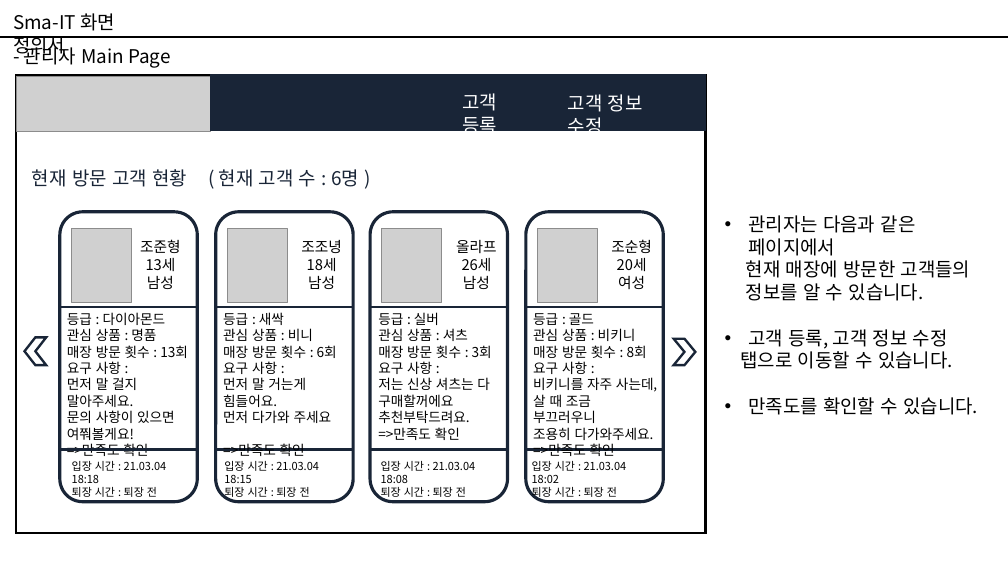
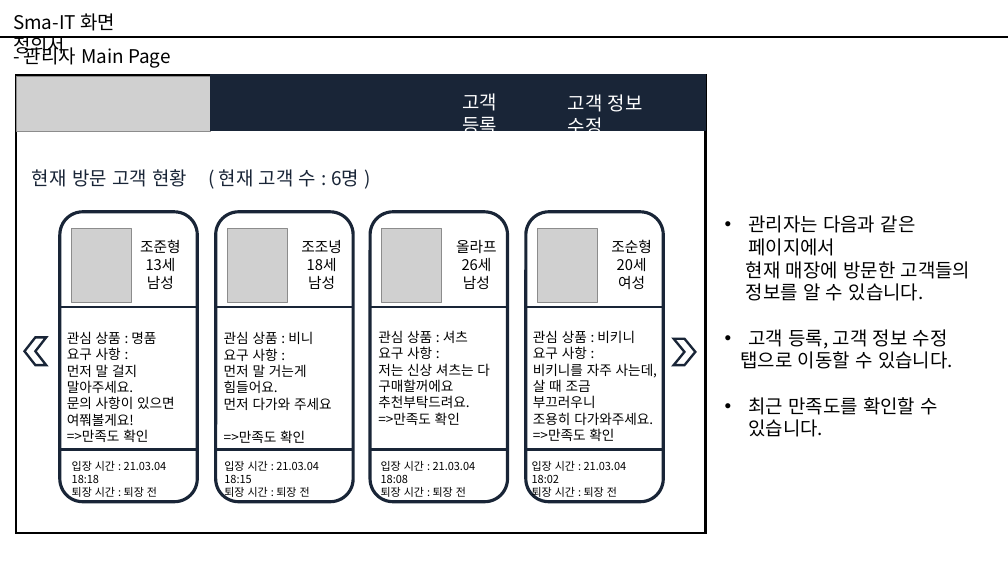
Before and after one commit to dnjswnsthd/Sma-IT, a slide deck: slide 4 of outputs/화면정의서.pptx. Drawn at 1008x567 pixels with LibreOffice and Linux fonts; fonts in the diff are those of the drawing; grey boxes stand for pictures. Boxes give left, top, right and bottom in pixels: in the first picture for what was removed or moved away, otherwise in the second. Text is boxed around its words. In the diff, an @@ line names an element or a change of style, - is before the commit and + after.

```diff
--- a/outputs/화면정의서.pptx
+++ b/outputs/화면정의서.pptx
@@ text "관심 상품 : 명품": place and size @@
-text "관심 상품 : 명품" at <box>67,312,188,456</box>
+text "관심 상품 : 명품" at <box>67,331,175,442</box>
@@ text at <box>67,312,166,325</box>: paragraph removed @@
-등급 : 다이아몬드
@@ text "관심 상품 : 비니": place and size @@
-text "관심 상품 : 비니" at <box>223,312,337,456</box>
+text "관심 상품 : 비니" at <box>224,331,332,443</box>
@@ text at <box>223,312,284,325</box>: paragraph removed @@
-등급 : 새싹
@@ text "관심 상품 : 셔츠": place and size @@
-text "관심 상품 : 셔츠" at <box>378,312,492,440</box>
+text "관심 상품 : 셔츠" at <box>378,330,490,425</box>
@@ text at <box>378,312,439,325</box>: paragraph removed @@
-등급 : 실버
@@ text "관심 상품 : 비키니": place and size @@
-text "관심 상품 : 비키니" at <box>533,313,657,456</box>
+text "관심 상품 : 비키니" at <box>533,330,657,441</box>
@@ text at <box>533,313,594,325</box>: paragraph removed @@
-등급 : 골드
@@ text at <box>67,345,188,358</box>: paragraph removed @@
-매장 방문 횟수 : 13회
@@ text at <box>223,345,337,358</box>: paragraph removed @@
-매장 방문 횟수 : 6회
@@ text at <box>378,345,492,358</box>: paragraph removed @@
-매장 방문 횟수 : 3회
@@ text at <box>533,345,647,358</box>: paragraph removed @@
-매장 방문 횟수 : 8회
@@ text at <box>748,397,938,437</box>: text changed @@
-• 만족도를 확인할 수 있습니다.
+• 최근 만족도를 확인할 수 있습니다.
```
Also in this commit, not shown: 3 other slides changed, 1 slide added, 1 slide removed, 1 other file.
